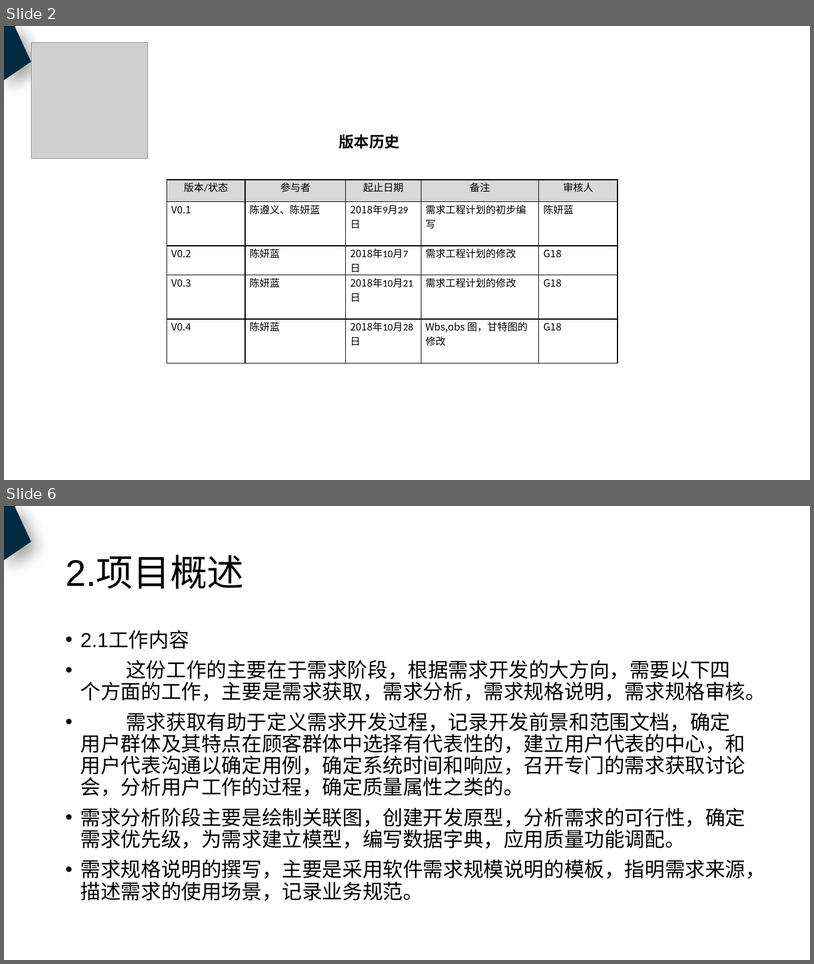
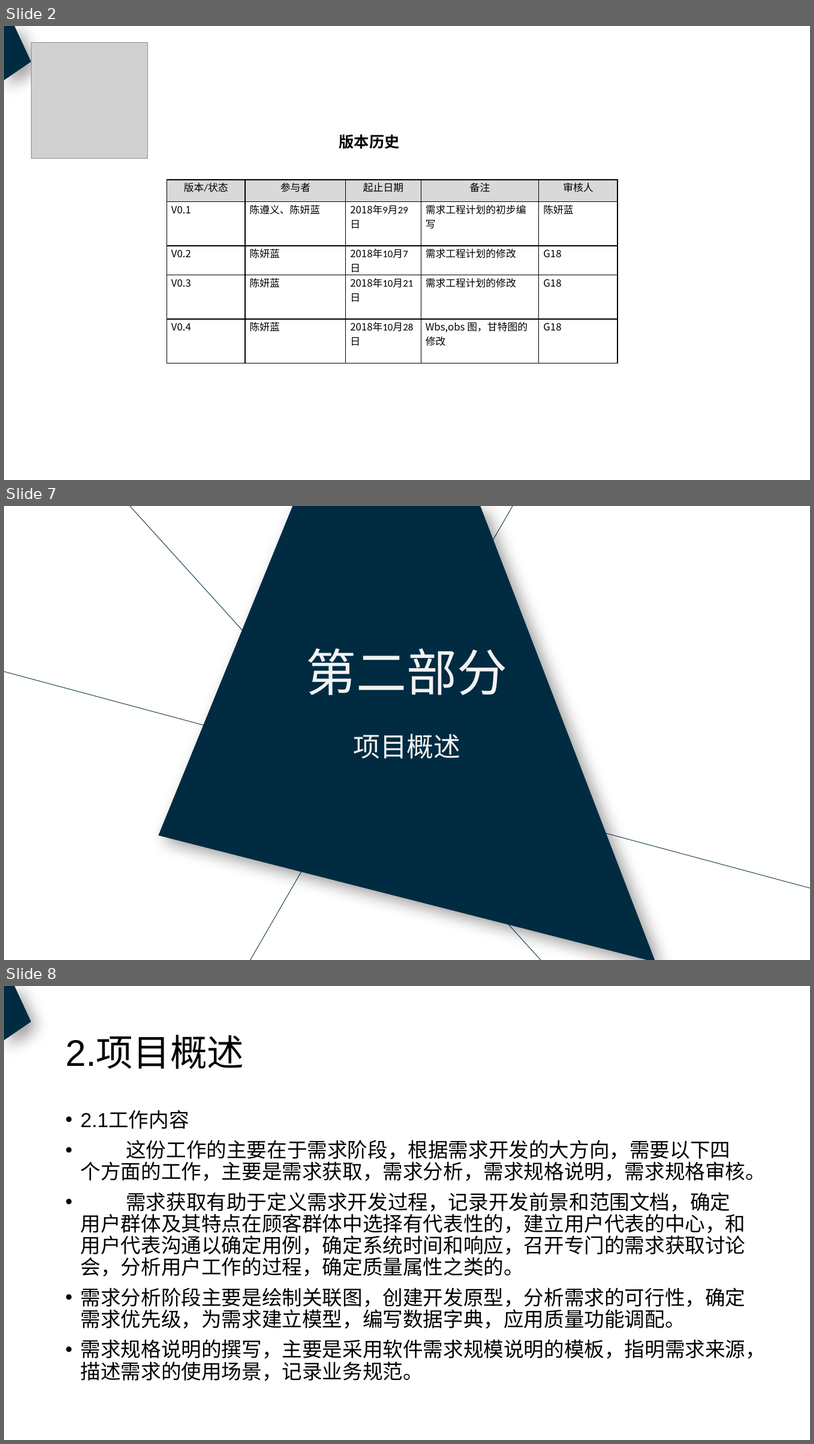
Before and after one commit to PRD2018-G18/PRD2018, a slide deck: 非受控文档/过程文档/需求工程计划/需求工程计划.pptx. Shown one above the other, each under a label of ours: slides 2 and 6 before the commit, slides 2, 7 and 8 after it; the slides between them are not shown. The pictures are 814x964 and 814x1444 pixels, drawn with LibreOffice and Linux fonts; fonts in the diff are those of the drawing; grey boxes stand for pictures. Boxes give left, top, right and bottom in pixels: in the first picture for what was removed or moved away, otherwise in the second. Text is boxed around its words. In the diff, an @@ line names an element or a change of style, - is before the commit and + after.

```diff
--- a/非受控文档/过程文档/需求工程计划/需求工程计划.pptx
+++ b/非受控文档/过程文档/需求工程计划/需求工程计划.pptx
@@ slide 7 added at bbox=[4, 506, 810, 960], background #FFFFFF @@
@@ line added from (543, 960) to (130, 506), #002B41 0.63 pt @@
@@ freeform shape added at bbox=[158, 506, 656, 960], fill #002B41 @@
@@ line added from (520, 506) to (250, 960), #002B41 0.63 pt @@
@@ text added at bbox=[306, 648, 508, 695], 60 pt, text #F2F2F2 @@
+第二部分
@@ line added from (4, 671) to (810, 888), #002B41 0.63 pt @@
@@ text added at bbox=[353, 733, 461, 759], 32 pt, text #F2F2F2 @@
+项目概述
@@ what was slide 6 is now slide 8 @@
```
Also in this commit, not shown: 4 slides changed, 4 other slides added, 1 slide removed.
